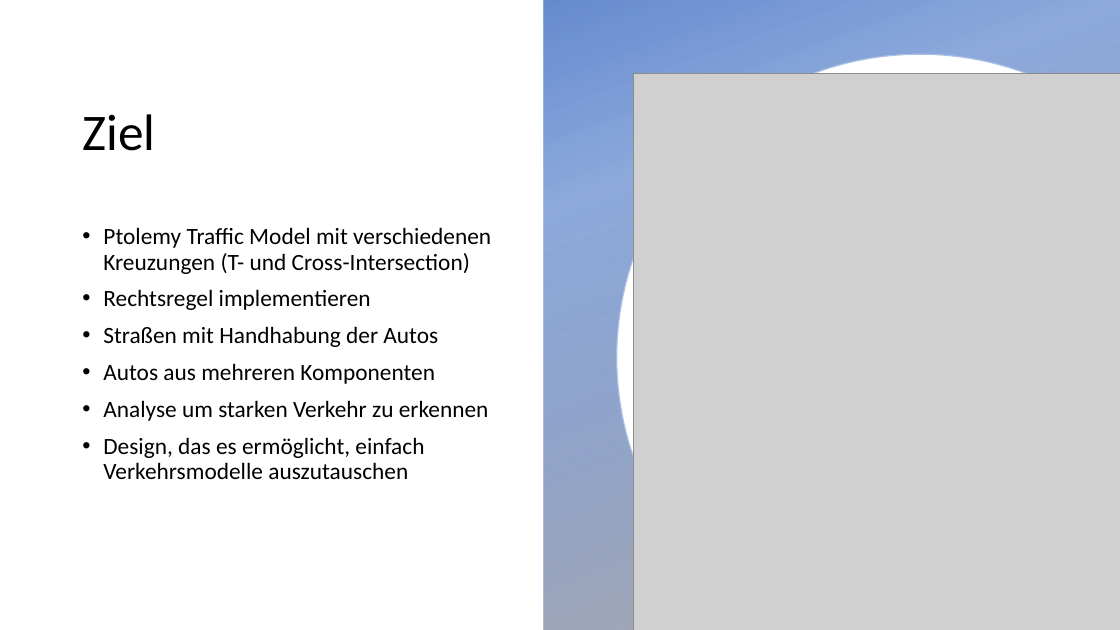
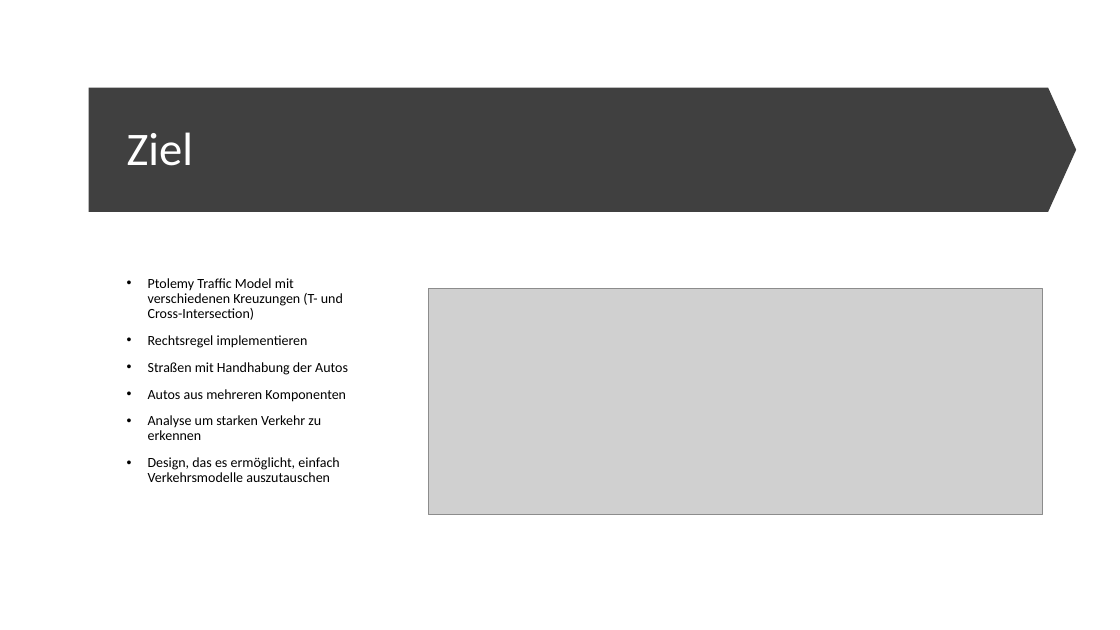
Before and after one commit to code-drey/car_simulation, a slide deck: slide 2 of Presentation/Traffic-flow-modeling-and-analysis.pptx. Drawn at 1120x630 pixels with LibreOffice and Linux fonts; fonts in the diff are those of the drawing; grey boxes stand for pictures; background and template pictures are left out. Boxes give left, top, right and bottom in pixels: in the first picture for what was removed or moved away, otherwise in the second. Text is boxed around its words. In the diff, an @@ line names an element or a change of style, - is before the commit and + after.

Commit message:
some design changes on presentation

```diff
--- a/Presentation/Traffic-flow-modeling-and-analysis.pptx
+++ b/Presentation/Traffic-flow-modeling-and-analysis.pptx
@@ rectangle removed at bbox=[544, 0, 1120, 630] @@
@@ freeform shape removed at bbox=[617, 55, 1120, 630] @@
@@ down arrow added at bbox=[88, 87, 1076, 212], fill #404040 @@
@@ picture removed at bbox=[634, 73, 1120, 630] @@
@@ title "Ziel": place and size @@
-title "Ziel" at bbox=[82, 114, 155, 151]
+title "Ziel" at bbox=[127, 132, 193, 166]
@@ title "Ziel" at bbox=[127, 132, 193, 166]: size 44 to 40 pt, text colour #000000 to #FFFFFF @@
@@ text "Ptolemy Traffic Model mit verschiedenen ...": place and size @@
-text "Ptolemy Traffic Model mit verschiedenen ..." at bbox=[103, 227, 491, 479]
+text "Ptolemy Traffic Model mit verschiedenen ..." at bbox=[148, 278, 348, 482]
@@ text "Ptolemy Traffic Model mit verschiedenen ..." at bbox=[148, 278, 348, 482]: size 20 to 12 pt; vertical alignment middle to top @@
@@ picture added at bbox=[429, 289, 1044, 515] @@
```
Also in this commit, not shown: 6 other slides changed, 1 slide added, 1 slide removed.
